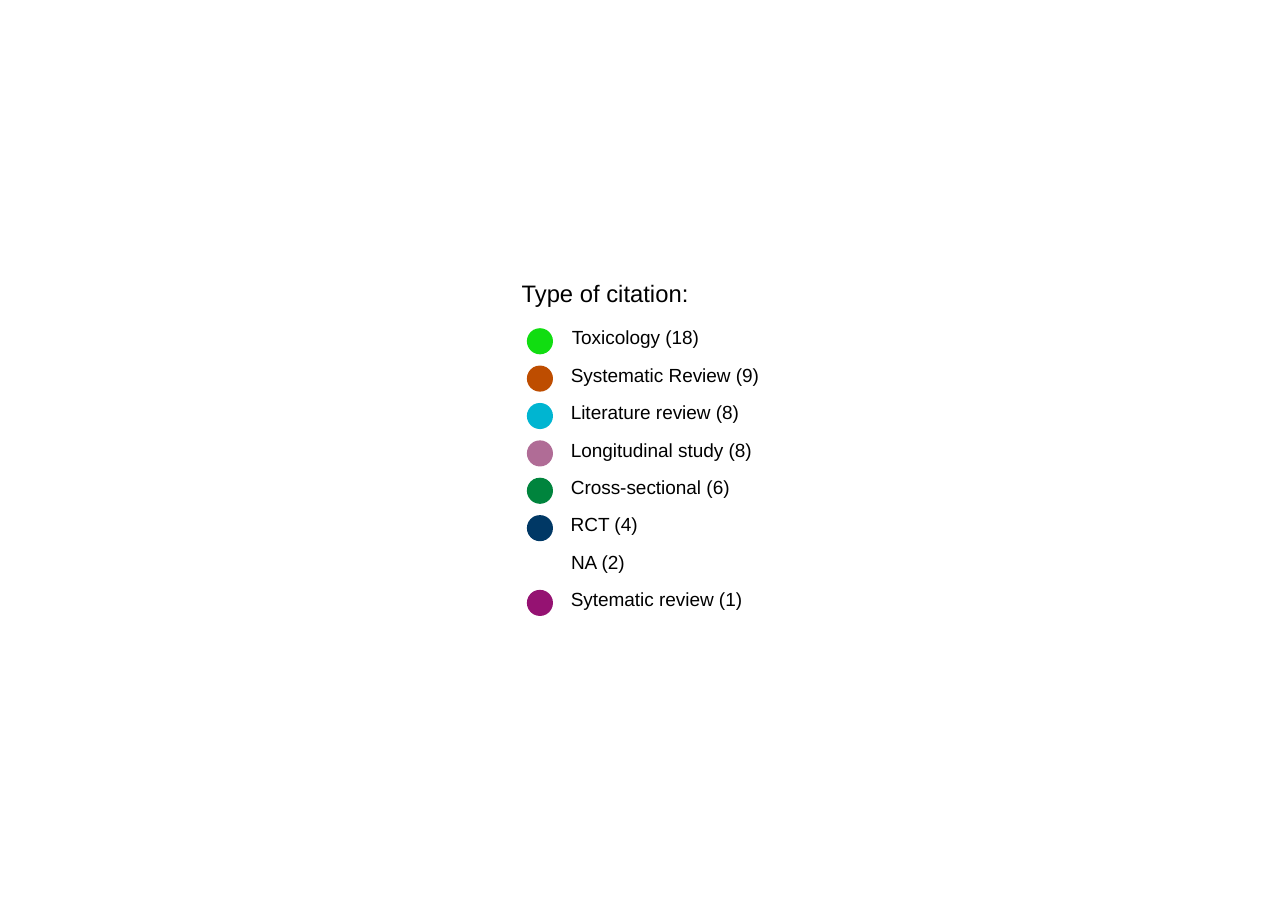
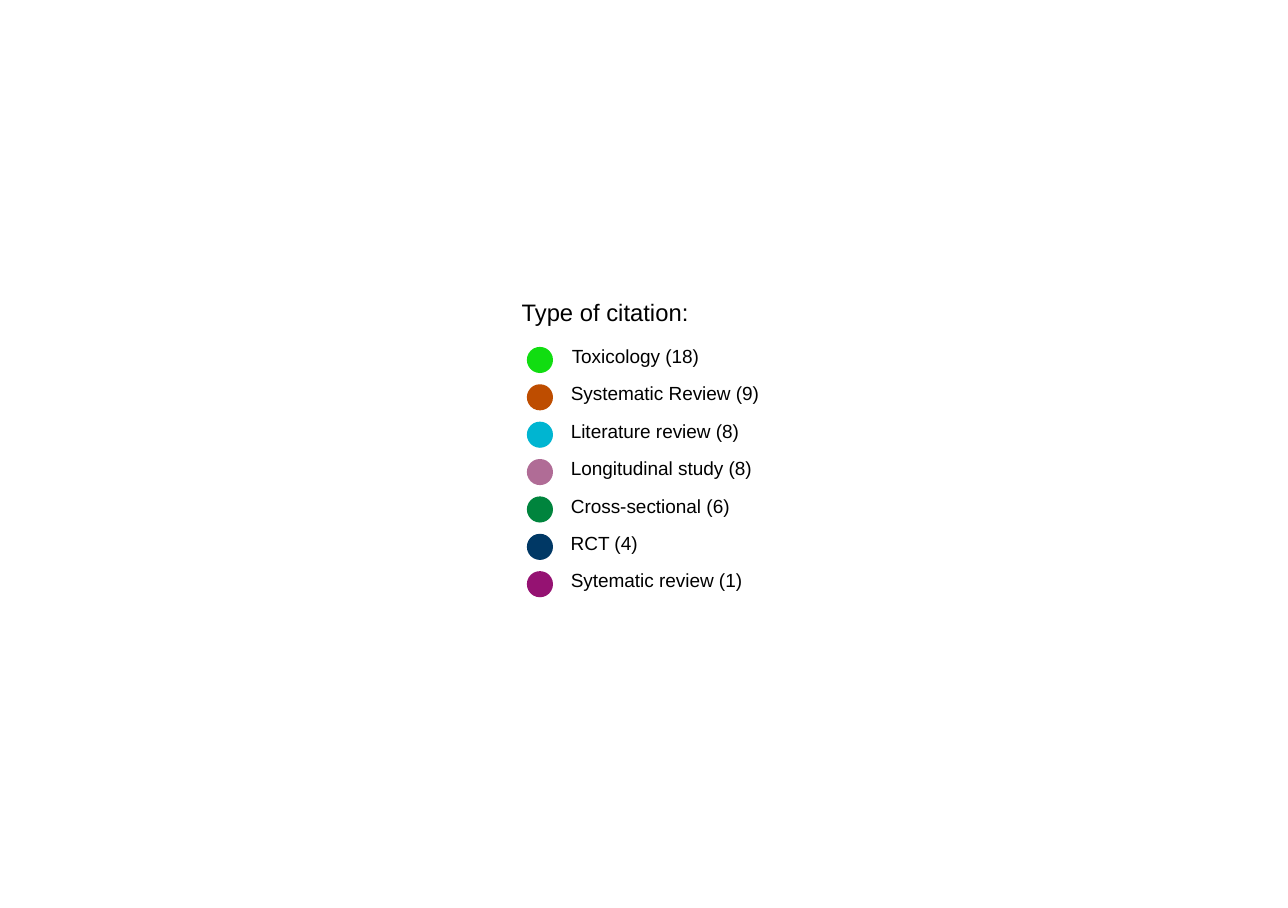
Before and after one commit to marissasmith8/Citation-Network-Analysis, a slide deck: slide 1 of outputs/legend_stud_paper.pptx. Drawn at 1288x908 pixels with LibreOffice and Linux fonts; fonts in the diff are those of the drawing. Boxes give left, top, right and bottom in pixels: in the first picture for what was removed or moved away, otherwise in the second. Text is boxed around its words. In the diff, an @@ line names an element or a change of style, - is before the commit and + after.

```diff
--- a/outputs/legend_stud_paper.pptx
+++ b/outputs/legend_stud_paper.pptx
@@ 7 texts, 6 ellipses moved together from (x1=522, y1=284, x2=759, y2=540) to (x1=522, y1=303, x2=759, y2=559) @@
@@ text removed at (x1=571, y1=555, x2=625, y2=573) @@
-NA (2)
@@ ellipse moved from (x1=528, y1=590, x2=553, y2=615) to (x1=528, y1=572, x2=553, y2=596) @@
@@ text "Sytematic review (1)" moved from (x1=571, y1=592, x2=742, y2=610) to (x1=571, y1=573, x2=742, y2=591) @@
```
Also in this commit, not shown: 5 other files.
